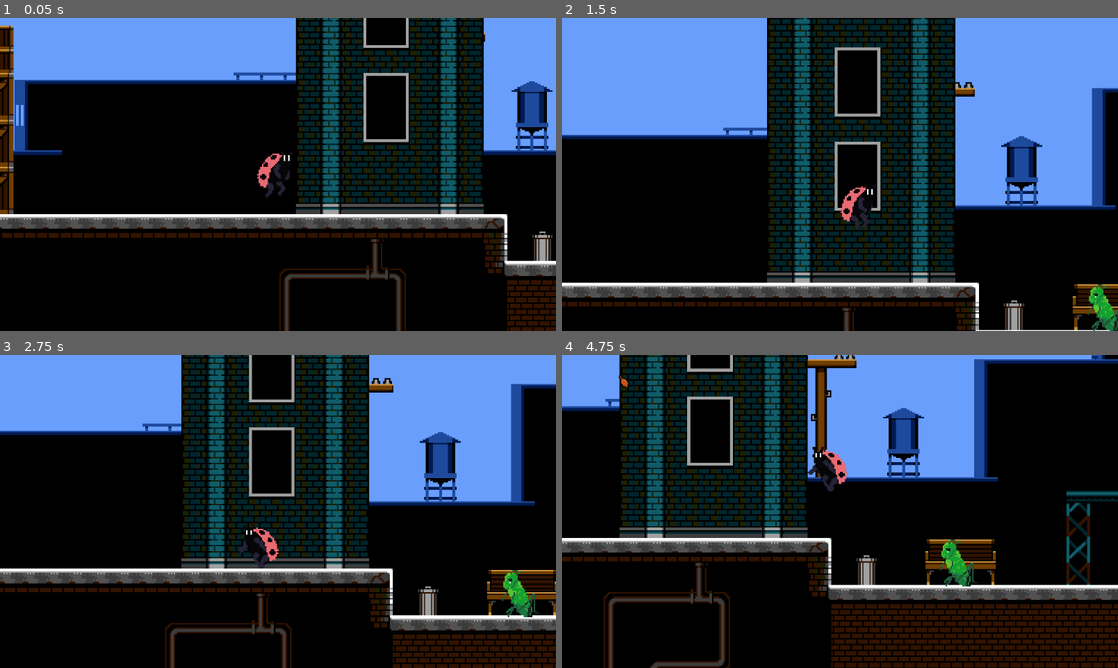
Above: before the commit, frames 1-4 (two rows, left to right).
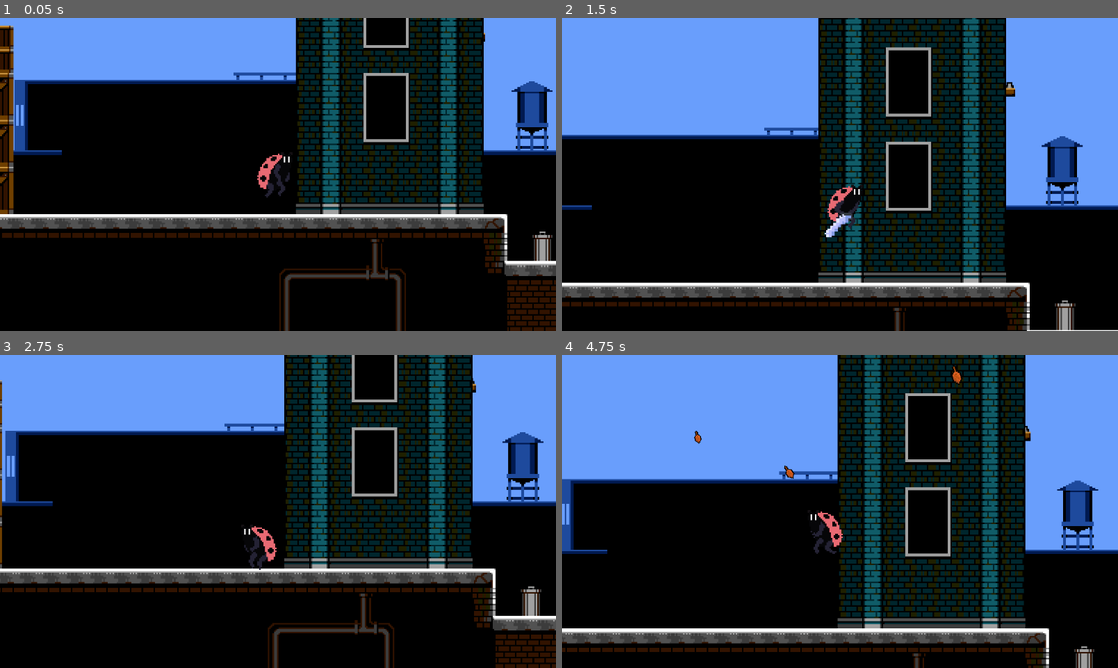
Above: after the commit, the same moments.

Repository: MineSwe/Bananerna-Studios-META-Game-Jam-2026
Game: Godot game, scene res://scenes/levels/level1.tscn
Same seed, same stepped clock (60 frames per second), same inputs: the game is played once before the commit and once after it. This scene is started directly instead of the project's main scene.
Inputs (mouse positions are in pixels of both pictures, inside the frame that each line leads up to):
- Up to frame 1 (0.05 s): no input
- Up to frame 2 (1.5 s): move the mouse to (962, 158) at 0.52 s; hold W (talk) 0.53-1.28 s; hold D (right) from 0.53 s (still down); tap Space (jump) at 0.77, 1.07 s; click (962, 158) at 0.8 s; move the mouse to (728, 190) at 1.27 s; click (728, 190) at 1.35 s
- Up to frame 3 (2.75 s): tap Space (jump) at 1.52, 1.55, 1.82, 2.1 s; move the mouse to (333, 442) at 2.02 s; release D (right) at 2.03 s; hold A (left) from 2.03 s (still down); hold W (talk) from 2.03 s (still down)
- Up to frame 4 (4.75 s): move the mouse to (812, 574) at 2.77 s; release A (left) at 2.78 s; release W (talk) at 2.78 s; hold D (right) 2.78-4.28 s; tap W (talk) at 2.85, 4.35 s; tap Space (jump) at 3.02, 3.32, 3.77, 3.8, 4.07, 4.52 s; click (812, 574) at 3.05 s; move the mouse to (1006, 558) at 3.52 s; click (1006, 558) at 3.6 s; move the mouse to (673, 464) at 4.27 s; hold A (left) from 4.28 s (still down)

The runs differ from the first frame. In frame 1, 0.1% of the frame differs, in the area x 46-53%, y 43-55%; in frame 2, 33%; in frame 3, 40%; in frame 4, 71%, in the area x 0-100%, y 0-100%.

Commit message:
Added attack

Diff:
--- a/Godot Project files/meta-game-jam-26/project.godot
+++ b/Godot Project files/meta-game-jam-26/project.godot
@@ -75,6 +75,14 @@
 , Object(InputEventKey,"resource_local_to_scene":false,"resource_name":"","device":-1,"window_id":0,"alt_pressed":false …(186 unchanged characters)…
 ]
 }
+attack={
+"deadzone": 0.2,
+"events": [Object(InputEventMouseButton,"resource_local_to_scene":false,"resource_name":"","device":-1,"window_id":0,"alt_pressed":false,"shift_pressed":false,"ctrl_pressed":false,"meta_pressed":false,"button_mask":1,"position":Vector2(136, 16),"global_position":Vector2(148, 76),"factor":1.0,"button_index":1,"canceled":false,"pressed":true,"double_click":false,"script":null)
+, Object(InputEventKey,"resource_local_to_scene":false,"resource_name":"","device":-1,"window_id":0,"alt_pressed":false,"shift_pressed":false,"ctrl_pressed":false,"meta_pressed":false,"pressed":false,"keycode":4194325,"physical_keycode":0,"key_label":0,"unicode":0,"location":0,"echo":false,"script":null)
+, Object(InputEventKey,"resource_local_to_scene":false,"resource_name":"","device":-1,"window_id":0,"alt_pressed":false,"shift_pressed":false,"ctrl_pressed":false,"meta_pressed":false,"pressed":false,"keycode":0,"physical_keycode":4194326,"key_label":0,"unicode":0,"location":0,"echo":false,"script":null)
+, Object(InputEventKey,"resource_local_to_scene":false,"resource_name":"","device":-1,"window_id":0,"alt_pressed":false,"shift_pressed":false,"ctrl_pressed":false,"meta_pressed":false,"pressed":false,"keycode":0,"physical_keycode":70,"key_label":0,"unicode":102,"location":0,"echo":false,"script":null)
+]
+}
 
 [physics]
 
--- a/Godot Project files/meta-game-jam-26/scenes/prefabs/player.tscn
+++ b/Godot Project files/meta-game-jam-26/scenes/prefabs/player.tscn
@@ -1,8 +1,28 @@
 [gd_scene format=3 uid="uid://trywo3xopl2i"]
 
 [ext_resource type="Script" uid="uid://bjhlbyg4g4157" path="res://scripts/player.gd" id="1_qhqgy"]
-[ext_resource type="Texture2D" uid="uid://cy5kpjyx4q71v" path="res://assets/Characters/Soldier/Soldier/Soldier_Walk.png" id="3_dqkch"]
+[ext_resource type="Texture2D" uid="uid://ck3nwupskch1l" path="res://assets/Characters/Ladybug/ladybug_attack.png" id="2_n0leu"]
 [ext_resource type="Texture2D" uid="uid://bgl2tiym3uarh" path="res://assets/Characters/Ladybug/Ladybug.png" id="3_qlg0r"]
+
+[sub_resource type="AtlasTexture" id="AtlasTexture_8cdkg"]
+atlas = ExtResource("2_n0leu")
+region = Rect2(0, 0, 64, 64)
+
+[sub_resource type="AtlasTexture" id="AtlasTexture_56dyf"]
+atlas = ExtResource("2_n0leu")
+region = Rect2(64, 0, 64, 64)
+
+[sub_resource type="AtlasTexture" id="AtlasTexture_6o77n"]
+atlas = ExtResource("2_n0leu")
+region = Rect2(128, 0, 64, 64)
+
+[sub_resource type="AtlasTexture" id="AtlasTexture_6v0jn"]
+atlas = ExtResource("2_n0leu")
+region = Rect2(192, 0, 64, 64)
+
+[sub_resource type="AtlasTexture" id="AtlasTexture_r053x"]
+atlas = ExtResource("2_n0leu")
+region = Rect2(256, 0, 64, 64)
 
 [sub_resource type="AtlasTexture" id="AtlasTexture_qhqgy"]
 atlas = ExtResource("3_qlg0r")
@@ -56,40 +76,40 @@
 atlas = ExtResource("3_qlg0r")
 region = Rect2(256, 0, 32, 32)
 
-[sub_resource type="AtlasTexture" id="AtlasTexture_d2wvv"]
-atlas = ExtResource("3_dqkch")
-region = Rect2(0, 0, 100, 100)
-
-[sub_resource type="AtlasTexture" id="AtlasTexture_3v2ag"]
-atlas = ExtResource("3_dqkch")
-region = Rect2(100, 0, 100, 100)
-
-[sub_resource type="AtlasTexture" id="AtlasTexture_jej6c"]
-atlas = ExtResource("3_dqkch")
-region = Rect2(200, 0, 100, 100)
-
-[sub_resource type="AtlasTexture" id="AtlasTexture_f1ej7"]
-atlas = ExtResource("3_dqkch")
-region = Rect2(300, 0, 100, 100)
-
-[sub_resource type="AtlasTexture" id="AtlasTexture_oprun"]
-atlas = ExtResource("3_dqkch")
-region = Rect2(400, 0, 100, 100)
-
-[sub_resource type="AtlasTexture" id="AtlasTexture_a8ls1"]
-atlas = ExtResource("3_dqkch")
-region = Rect2(500, 0, 100, 100)
-
-[sub_resource type="AtlasTexture" id="AtlasTexture_qfm1y"]
-atlas = ExtResource("3_dqkch")
-region = Rect2(600, 0, 100, 100)
-
-[sub_resource type="AtlasTexture" id="AtlasTexture_fulsm"]
-atlas = ExtResource("3_dqkch")
-region = Rect2(700, 0, 100, 100)
-
 [sub_resource type="SpriteFrames" id="SpriteFrames_r3d6m"]
 animations = [{
+"frames": [{
+"duration": 1.0,
+"texture": SubResource("AtlasTexture_8cdkg")
+}, {
+"duration": 1.0,
+"texture": SubResource("AtlasTexture_8cdkg")
+}, {
+"duration": 1.0,
+"texture": SubResource("AtlasTexture_56dyf")
+}, {
+"duration": 1.0,
+"texture": SubResource("AtlasTexture_6o77n")
+}, {
+"duration": 1.0,
+"texture": SubResource("AtlasTexture_6v0jn")
+}, {
+"duration": 1.0,
+"texture": SubResource("AtlasTexture_r053x")
+}, {
+"duration": 1.0,
+"texture": SubResource("AtlasTexture_r053x")
+}, {
+"duration": 1.0,
+"texture": SubResource("AtlasTexture_r053x")
+}, {
+"duration": 1.0,
+"texture": SubResource("AtlasTexture_r053x")
+}],
+"loop": 1,
+"name": &"attack",
+"speed": 20.0
+}, {
 "frames": [{
 "duration": 1.0,
 "texture": SubResource("AtlasTexture_qhqgy")
@@ -136,41 +156,15 @@
 "texture": SubResource("AtlasTexture_31cv2")
 }],
 "loop": 1,
-"name": &"ladybug",
+"name": &"walk",
 "speed": 9.0
-}, {
-"frames": [{
-"duration": 1.0,
-"texture": SubResource("AtlasTexture_d2wvv")
-}, {
-"duration": 1.0,
-"texture": SubResource("AtlasTexture_3v2ag")
-}, {
-"duration": 1.0,
-"texture": SubResource("AtlasTexture_jej6c")
-}, {
-"duration": 1.0,
-"texture": SubResource("AtlasTexture_f1ej7")
-}, {
-"duration": 1.0,
-"texture": SubResource("AtlasTexture_oprun")
-}, {
-"duration": 1.0,
-"texture": SubResource("AtlasTexture_a8ls1")
-}, {
-"duration": 1.0,
-"texture": SubResource("AtlasTexture_qfm1y")
-}, {
-"duration": 1.0,
-"texture": SubResource("AtlasTexture_fulsm")
-}],
-"loop": 1,
-"name": &"walk",
-"speed": 5.0
 }]
 
 [sub_resource type="CapsuleShape2D" id="CapsuleShape2D_wjliw"]
 radius = 9.0
+
+[sub_resource type="RectangleShape2D" id="RectangleShape2D_qe0qj"]
+size = Vector2(41, 31)
 
 [node name="Player" type="CharacterBody2D" unique_id=431031109]
 z_index = 5
@@ -181,16 +175,18 @@
 [node name="AnimatedSprite2D" type="AnimatedSprite2D" parent="." unique_id=219381713]
 sprite_frames = SubResource("SpriteFrames_r3d6m")
 animation = &"idle"
-frame_progress = 0.9008145
 
-[node name="CollisionShape2D" type="CollisionShape2D" parent="." unique_id=440764710]
+[node name="HurtCollision" type="CollisionShape2D" parent="." unique_id=440764710]
 position = Vector2(0, -1)
 shape = SubResource("CapsuleShape2D_wjliw")
 
-[node name="Label" type="Label" parent="." unique_id=347693503]
-visible = false
-offset_left = -35.0
-offset_top = -96.0
-offset_right = 34.0
-offset_bottom = -73.0
-text = "Cool text"
+[node name="Area2D" type="Area2D" parent="." unique_id=1965449616]
+collision_layer = 4
+collision_mask = 0
+
+[node name="AttackCollision" type="CollisionShape2D" parent="Area2D" unique_id=170519502]
+position = Vector2(21.5, -0.5)
+shape = SubResource("RectangleShape2D_qe0qj")
+disabled = true
+
+[connection signal="animation_looped" from="AnimatedSprite2D" to="." method="_on_animated_sprite_2d_animation_looped"]
--- a/Godot Project files/meta-game-jam-26/scripts/player.gd
+++ b/Godot Project files/meta-game-jam-26/scripts/player.gd
@@ -2,14 +2,17 @@
 
 @onready var animated_sprite_2d = $AnimatedSprite2D
 @onready var options = get_parent().get_node("IngameOptions/CanvasLayer")
+@onready var attack_collision = $Area2D/AttackCollision
 
 const SPEED = 80.0
 var jump_velocity = -400.0
 
 var is_talking = false
+var is_attacking = false
 
 func _ready():
 	options.visible = false
+	attack_collision.disabled = false
 
 func _physics_process(delta: float) -> void:
 	# Add the gravity.
@@ -19,7 +22,6 @@
 	# Handle jump.
 	if Input.is_action_just_pressed("jump") and is_on_floor() and is_talking == false:
 		velocity.y = jump_velocity
-		print("Is talking = false")
 
 
 	if Input.is_action_just_pressed("esc"):
@@ -29,11 +31,10 @@
 			options.visible = false
 
 
-
 	# Get the input direction and handle the movement/deceleration.
 	# As good practice, you should replace UI actions with custom gameplay actions.
 	var direction := Input.get_axis("left", "right")
-	if (options.visible == true or is_talking == true):
+	if (options.visible == true or is_talking == true or is_attacking == true):
 		direction = 0
 		jump_velocity = 0
 	else:
@@ -48,17 +49,35 @@
 
 
 func animation_handler() -> void:
-	if velocity.x > 0:
-		animated_sprite_2d.play("ladybug")
+	if Input.is_action_just_pressed("attack") and is_attacking == false:
+		is_attacking = true
+		attack_collision.disabled = false
+		animated_sprite_2d.play("attack")
+		if animated_sprite_2d.flip_h == false:
+			animated_sprite_2d.offset = Vector2(18, 0)
+		else:
+			animated_sprite_2d.offset = Vector2(-18, 0)
+	if is_attacking == true:
+		pass
+	elif velocity.x > 0:
+		animated_sprite_2d.play("walk")
 		animated_sprite_2d.flip_h = false
 	elif velocity.x < 0:
-		animated_sprite_2d.play("ladybug")
+		animated_sprite_2d.play("walk")
 		animated_sprite_2d.flip_h = true
 	else:
 		animated_sprite_2d.play("idle")
+
 
 func _on_grasshopper_dialog() -> void:
 	is_talking = true
 
 func _on_dialogue_ui_stopped_talking() -> void:
 	is_talking = false
+
+func _on_animated_sprite_2d_animation_looped() -> void:
+	if is_attacking:
+		is_attacking = false
+		attack_collision.disabled = true
+		animated_sprite_2d.offset = Vector2(0, 0)
+		animated_sprite_2d.play("idle")
Binary file added: Godot Project files/meta-game-jam-26/assets/Characters/Ladybug/ladybug_attack.png
Not shown, added: Godot Project files/meta-game-jam-26/assets/Characters/Ladybug/ladybug_attack.png.import
